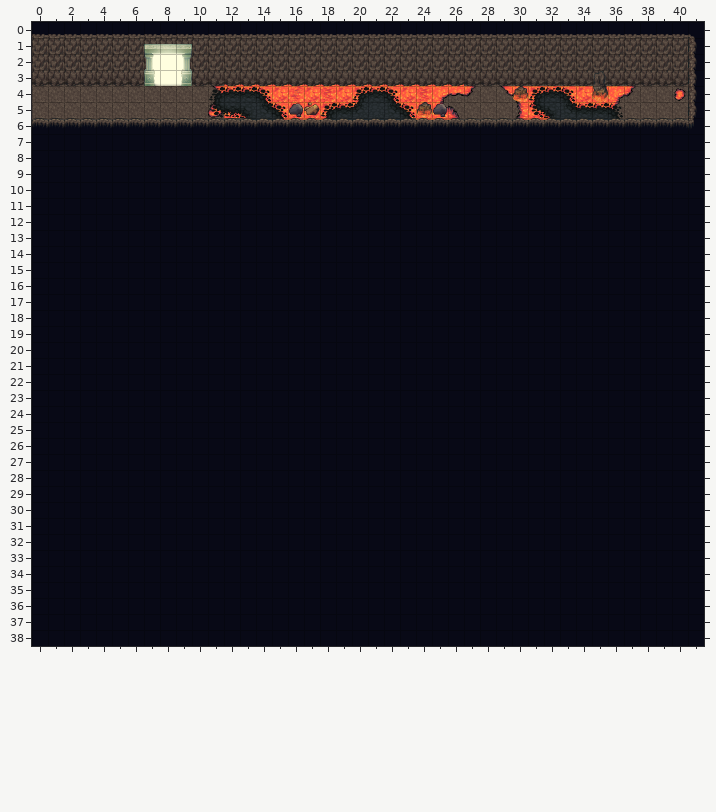
Tiled map (JSON) -- maps/escape.tmj. Above: the version before the commit.
Cells are 32x32 px. Shown: x 0..41, y 0..38.
Now the later version:
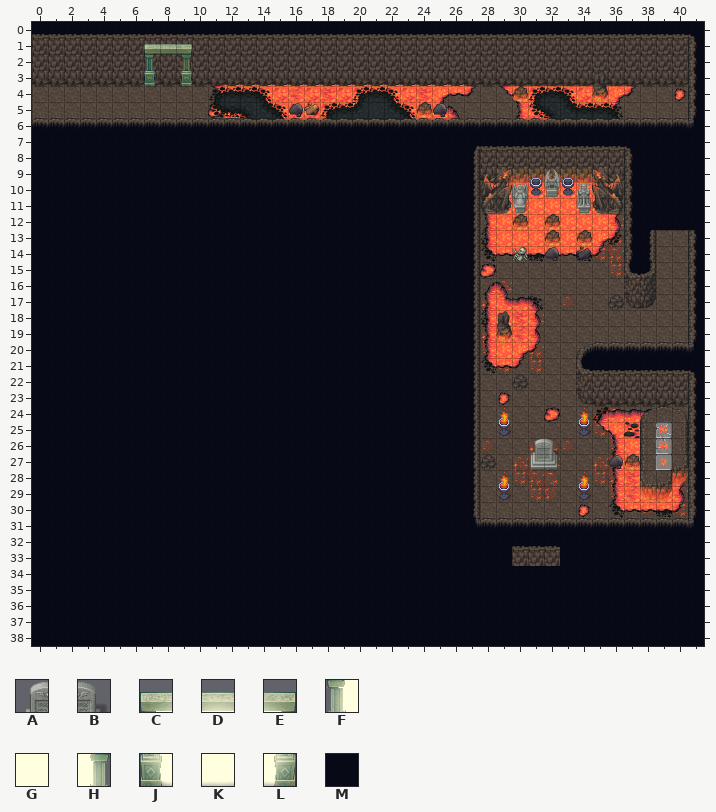
Key: from "Chunk 1": A 139, B 140, C 154, D 155, E 156, F 157, G 158, H 159, J 160, K 161, L 162, M 171.
_ is an empty cell, # one hidden under a higher layer.
What changed:
Layer "runesWall":
y 26: x 31..32 ## -> __
Layer "templeDoorLight" (now hidden):
y 1: x 7..9 CDE -> ___
y 2: x 7..9 FGH -> ___
y 3: x 7..9 JKL -> ___
Layer "wallTop":
y 26: x 31..32 __ -> AB
Layer "mapFog1" (now hidden):
y 7..12: x 27..37 MMMMMMMMMMM -> ___________
y 13..31: x 27..41 MMMMMMMMMMMMMMM -> _______________
y 32..33: x 30..32 MMM -> ___
